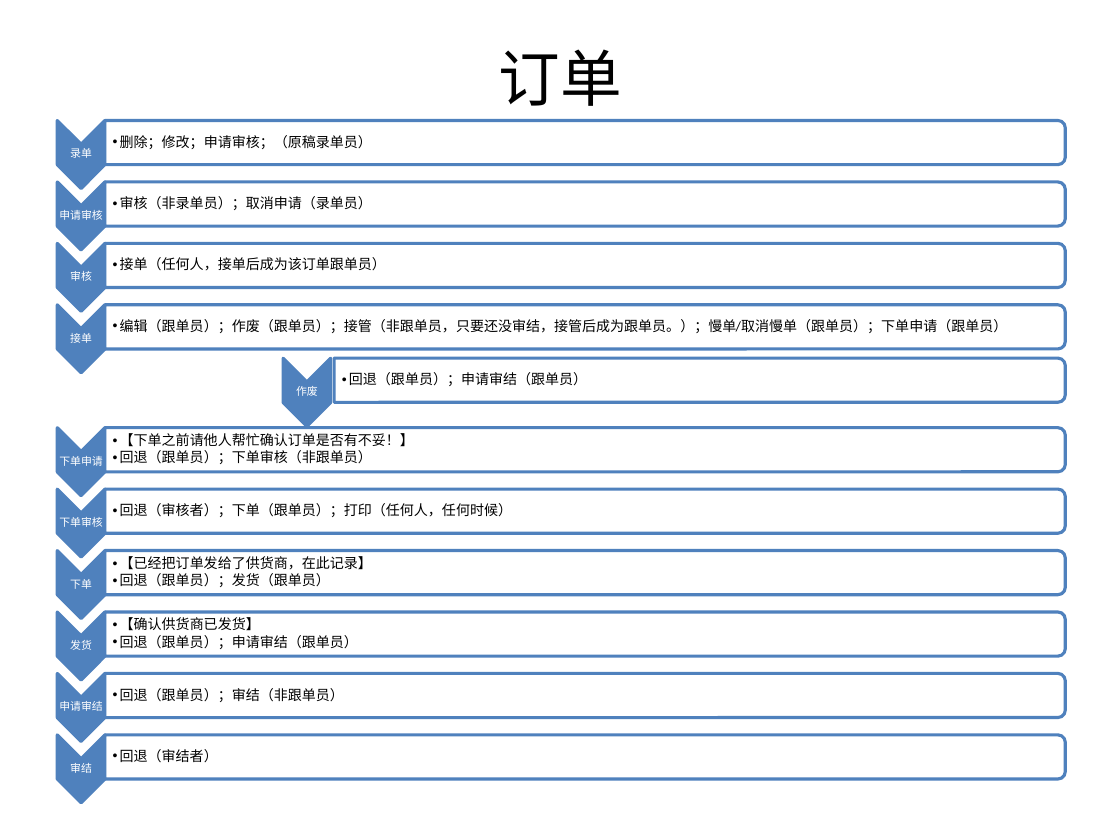
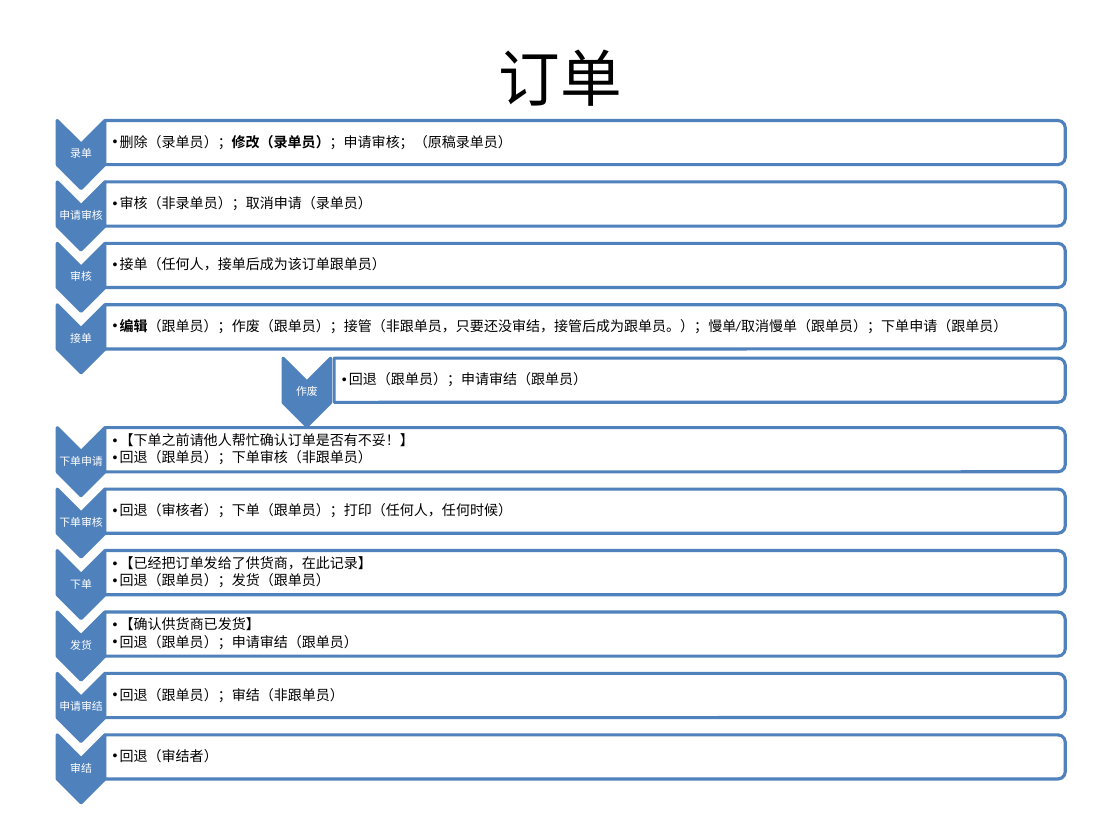
Before and after one commit to yuanly/oa, a slide deck: slide 3 of doc/伍泰OA流程说明.pptx. Drawn at 1120x840 pixels with LibreOffice and Linux fonts; fonts in the diff are those of the drawing. Boxes give left, top, right and bottom in pixels: in the first picture for what was removed or moved away, otherwise in the second. Text is boxed around its words. In the diff, an @@ line names an element or a change of style, - is before the commit and + after.

```diff
--- a/doc/伍泰OA流程说明.pptx
+++ b/doc/伍泰OA流程说明.pptx
@@ text at <box>120,135,512,149</box>: text changed @@
-  •• 删除；修改；申请审核；（原稿录单员）
+  •• 删除（录单员）；修改（录单员）；申请审核；（原稿录单员）
@@ text "编辑（跟单员）；作废（跟单员）；接管（非跟单员，只要还没审结，接管后成为跟单员。）；慢单/取消慢单（跟单员）；下单申请（ ..." at <box>120,319,1008,333</box>: bold on in "编辑（跟单员）；作废（跟单员）；接管（非跟单员，只要还没审结，接管后成为跟单员。）；慢单/取消慢单（跟单员）；下单申请（ ..." @@
```
Also in this commit, not shown: 7 other slides changed, 6 other files.
